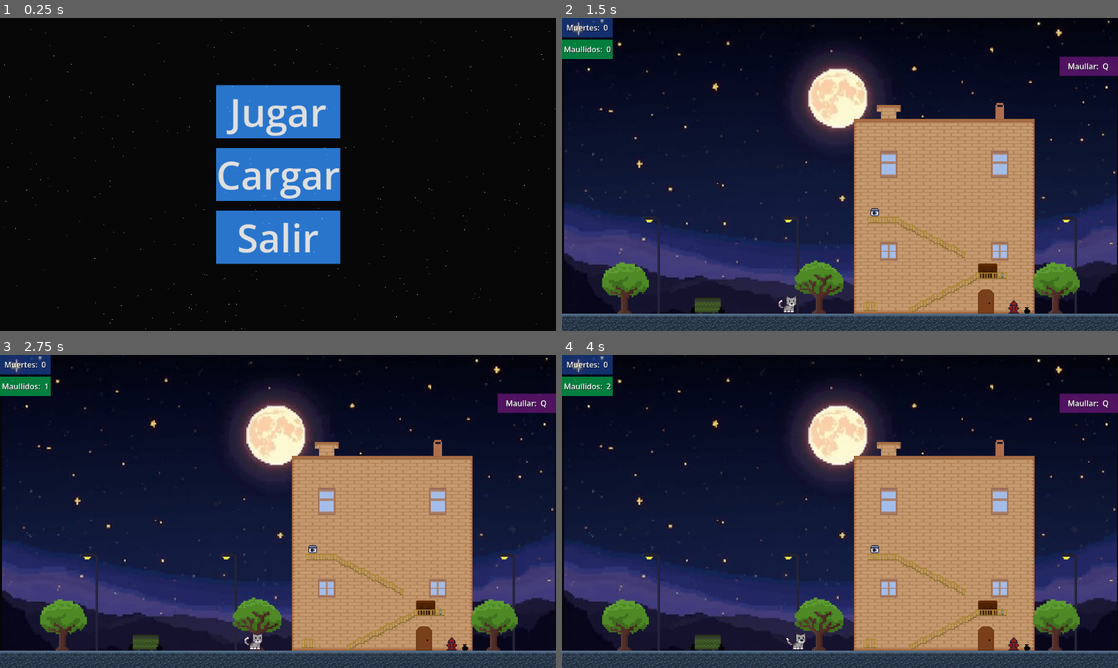
Above: before the commit, frames 1-4 (two rows, left to right).
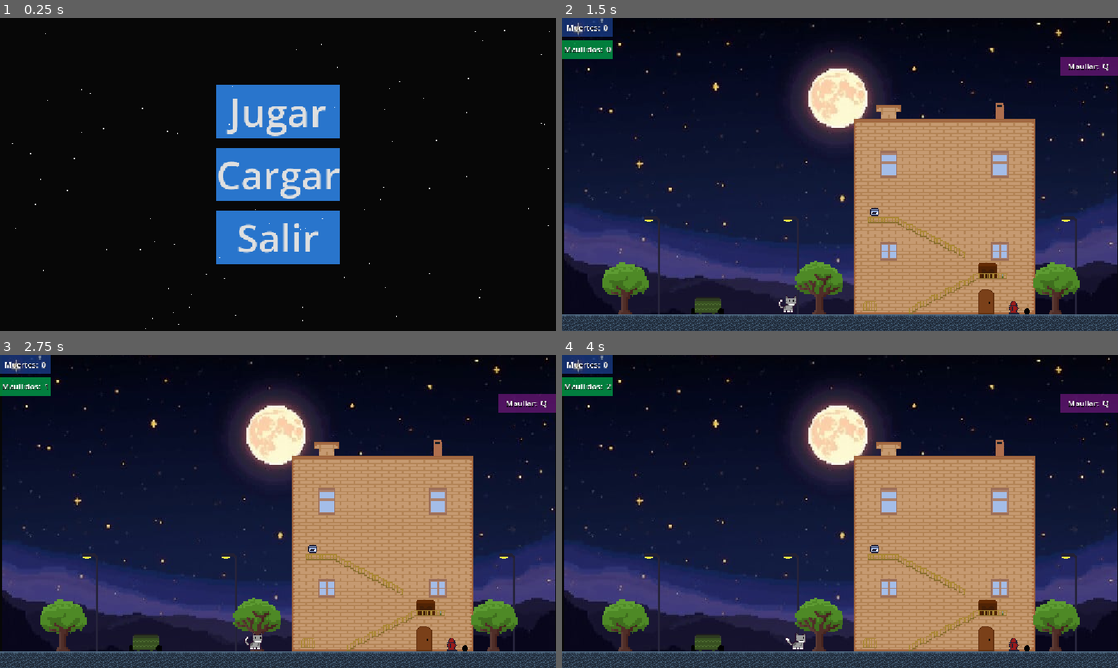
Above: after the commit, the same moments.

Repository: JarolCM/Proyecto_videojuegos_2026_individual
Game: Godot game, scene res://escenas/menu_principal/menu_principal.tscn
The game is run twice, just before and just after one commit, with the same random seed, the same clock (stepped at 60 frames per second) and the same inputs.
Inputs:
- Up to frame 1 (0.25 s): no input
- Up to frame 2 (1.5 s): click "Jugar" at 0.5 s; hold D (derecha) from 1.28 s (still down); tap E (interactuar) at 1.35 s
- Up to frame 3 (2.75 s): keep holding D (derecha); tap Space (saltar) at 1.52, 2.27 s; tap Q (maullido) at 2.1 s
- Up to frame 4 (4 s): release D (derecha) at 2.78 s; hold A (izquierda) 2.78-3.53 s; tap E (interactuar) at 2.85 s; hold D (derecha) from 3.53 s (still down); tap Q (maullido) at 3.6 s; tap Space (saltar) at 3.77 s

The runs differ from the first frame. In frame 1, 1.0% of the frame differs, in the area x 0-100%, y 0-100%; in frame 2, 3.8%; in frame 3, 3.8%; in frame 4, 3.8%.

Commit message:
(refactor): reordenamiento y cambio en tamaño pantalla
- se paso el codigo y escena de escena_final a la carpeta de escenas
- se conecto a la nueva ubicacion de excena_final
- cambio de projecto para escalar la pantalla y conf de tecla salir con "ESC"
- cambio de variable para evitar errores en controles_interfaz

Diff:
--- a/escenas/controles_interfaz/controles_interfaz.gd
+++ b/escenas/controles_interfaz/controles_interfaz.gd
@@ -15,15 +15,15 @@
 
 	await get_tree().process_frame
 
-	var max = get_tree().get_first_node_in_group("max")
+	var jugador_max = get_tree().get_first_node_in_group("max")
 
-	if max and max != max_actual:
+	if jugador_max and jugador_max != max_actual:
 
-		max_actual = max
+		max_actual = jugador_max
 
-		max.mostrar_interaccion.connect(_mostrar_interact)
-		max.mostrar_escondite.connect(_mostrar_hide)
-		max.ocultar_interfaz.connect(_ocultar_ui)
+		jugador_max.mostrar_interaccion.connect(_mostrar_interact)
+		jugador_max.mostrar_escondite.connect(_mostrar_hide)
+		jugador_max.ocultar_interfaz.connect(_ocultar_ui)
 
 func _process(_delta):
 	# Si el jugador fue destruido
--- a/escenas/escena_final/escena_final.tscn
+++ b/escenas/escena_final/escena_final.tscn
@@ -1,6 +1,6 @@
 [gd_scene format=3 uid="uid://cu1no7h2w3riy"]
 
-[ext_resource type="Script" uid="uid://8ai84qosdedj" path="res://escena_final.gd" id="1_0jc1b"]
+[ext_resource type="Script" uid="uid://8ai84qosdedj" path="res://escenas/escena_final/escena_final.gd" id="1_0jc1b"]
 [ext_resource type="Theme" uid="uid://c4mhi78qpokvo" path="res://temas/intefaz_ingame.tres" id="2_b5myx"]
 
 [node name="escena_final" type="Node2D" unique_id=1265772160 node_paths=PackedStringArray("label")]
--- a/project.godot
+++ b/project.godot
@@ -25,8 +25,8 @@
 
 [display]
 
+window/size/mode=3
 window/stretch/mode="canvas_items"
-window/stretch/scale_mode="integer"
 
 [input]
 
@@ -60,6 +60,11 @@
 "events": [Object(InputEventKey,"resource_local_to_scene":false,"resource_name":"","device":-1,"window_id":0,"alt_press …(192 unchanged characters)…
 ]
 }
+salir={
+"deadzone": 0.2,
+"events": [Object(InputEventKey,"resource_local_to_scene":false,"resource_name":"","device":-1,"window_id":0,"alt_pressed":false,"shift_pressed":false,"ctrl_pressed":false,"meta_pressed":false,"pressed":false,"keycode":0,"physical_keycode":4194305,"key_label":0,"unicode":0,"location":0,"echo":false,"script":null)
+]
+}
 
 [layer_names]
 
Renamed: escena_final.gd -> escenas/escena_final/escena_final.gd
Renamed: escena_final.gd.uid -> escenas/escena_final/escena_final.gd.uid
